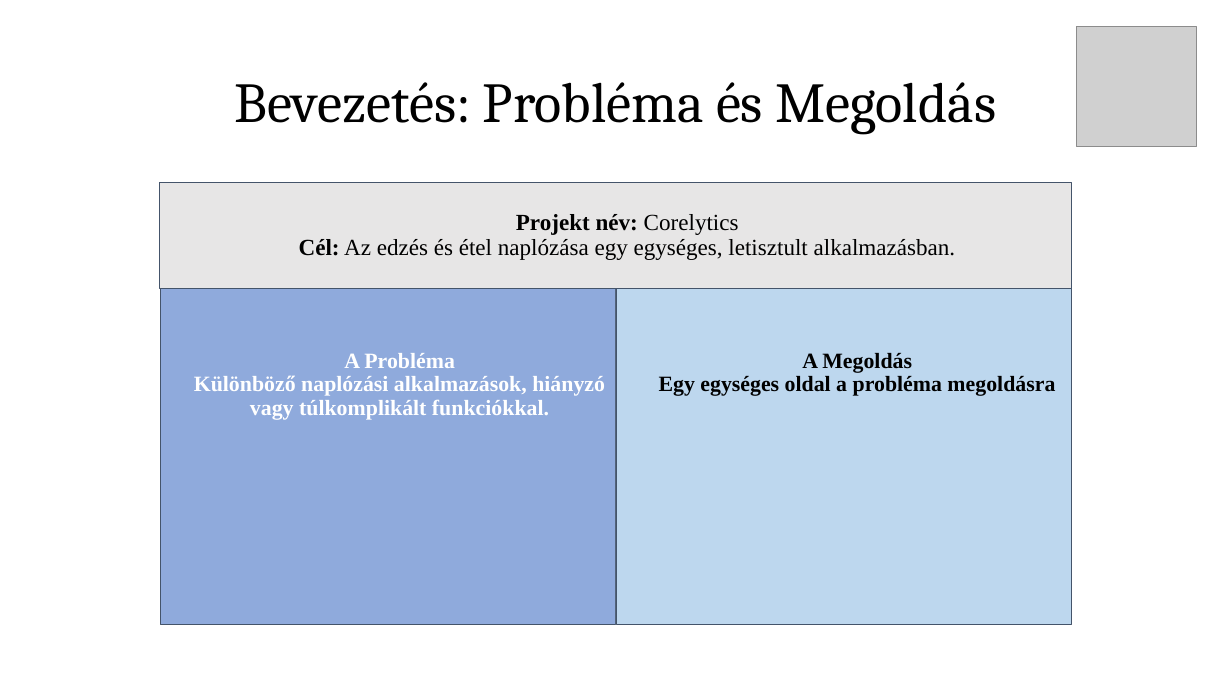
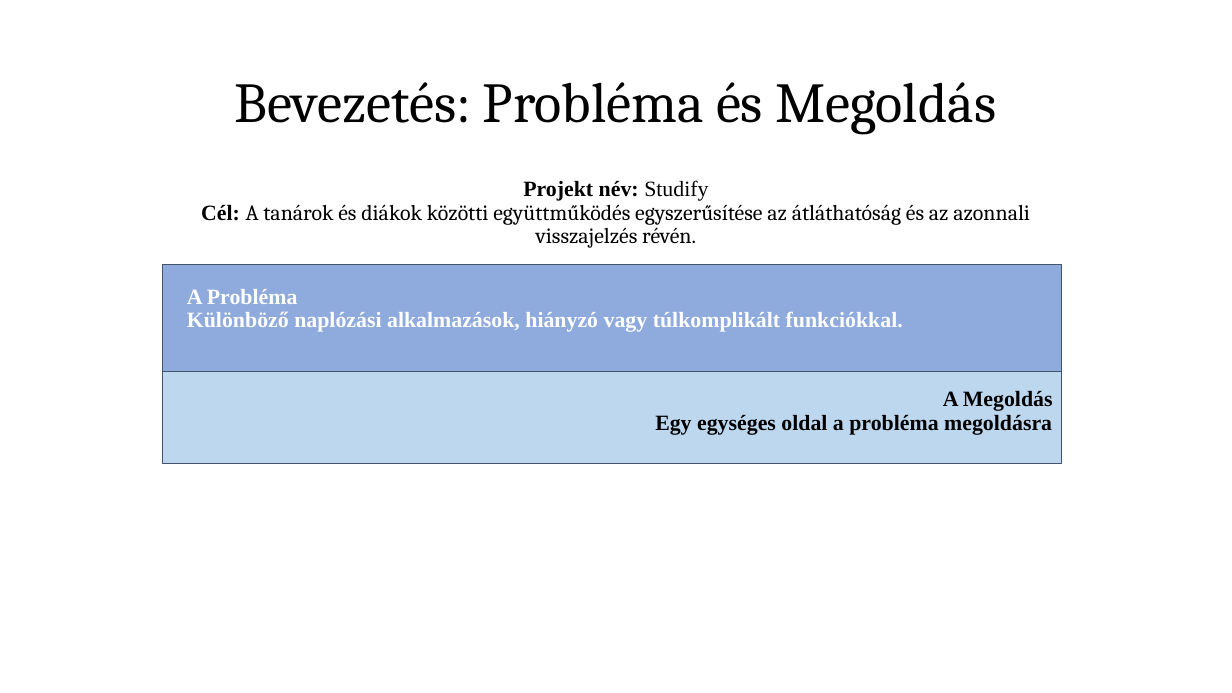
Before and after one commit to tomex1337/13_S1_6_vizsgaremek, a slide deck: slide 2 of docs/Prezentáció/Corelytics presentation.pptx. Drawn at 1232x693 pixels with LibreOffice and Linux fonts; fonts in the diff are those of the drawing; grey boxes stand for pictures. Boxes give left, top, right and bottom in pixels: in the first picture for what was removed or moved away, otherwise in the second. Text is boxed around its words. In the diff, an @@ line names an element or a change of style, - is before the commit and + after.

```diff
--- a/docs/Prezentáció/Corelytics presentation.pptx
+++ b/docs/Prezentáció/Corelytics presentation.pptx
@@ picture removed at [1077,27,1197,147] @@
@@ text "Projekt név: Studify" rewrapped from [277,190,937,260] to [201,180,1030,248] @@
@@ rectangle removed at [160,182,1072,288] @@
-Projekt név: Corelytics
-Cél: Az edzés és étel naplózása egy egységes, letisztult alkalmazásban.
@@ rectangle: place and size @@
-rectangle at [161,189,616,624]
+rectangle at [163,264,1063,451]
@@ text "A Probléma Különböző naplózási alkalmazások, ...": place and size @@
-text "A Probléma Különböző naplózási alkalmazások, ..." at [194,353,605,420]
+text "A Probléma Különböző naplózási alkalmazások, ..." at [187,289,903,332]
@@ text "A Probléma Különböző naplózási alkalmazások, ..." at [187,289,903,332]: alignment centre to left @@
@@ text "A Megoldás Egy egységes oldal ...": place and size @@
-text "A Megoldás Egy egységes oldal ..." at [659,353,1055,396]
+text "A Megoldás Egy egységes oldal ..." at [655,391,1053,435]
@@ text "A Megoldás Egy egységes oldal ..." at [655,391,1053,435]: alignment centre to right @@
@@ rectangle: place and size @@
-rectangle at [616,189,1072,624]
+rectangle at [163,372,1063,463]
```
Also in this commit, not shown: 5 other slides changed.
